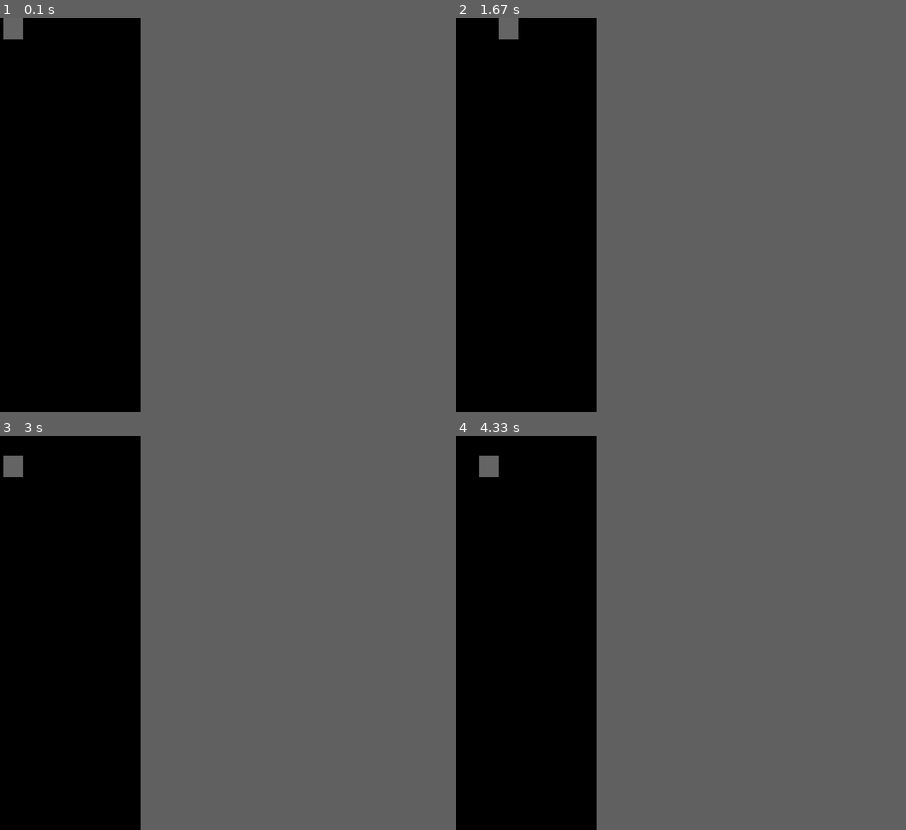
Above: before the commit, frames 1-4 (two rows, left to right).
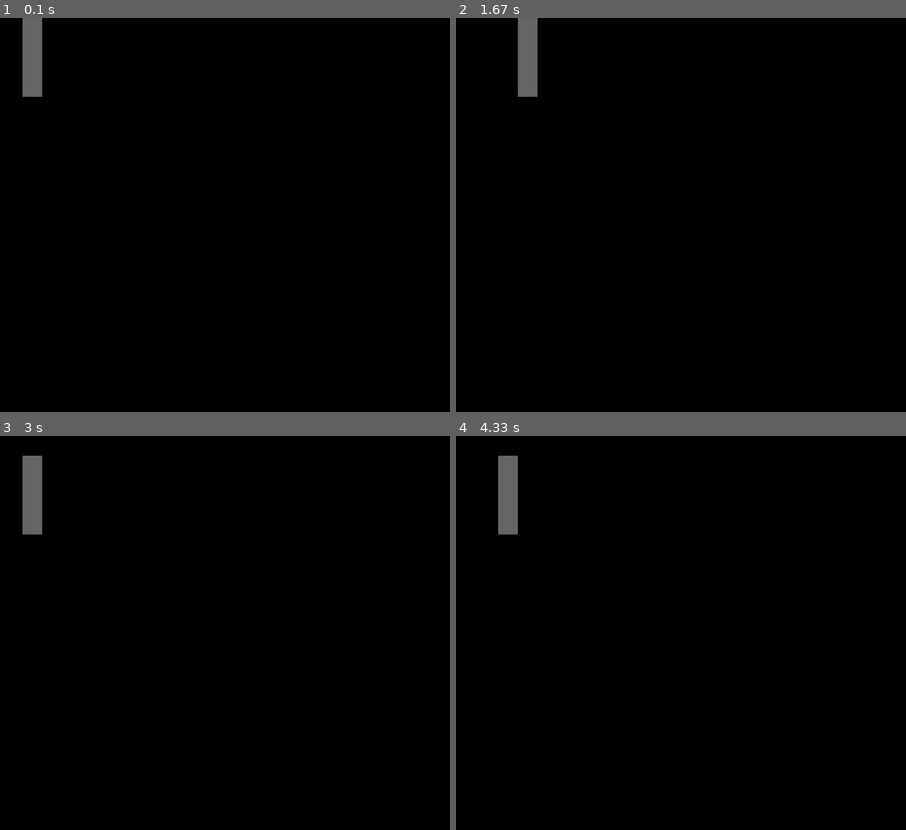
Above: after the commit, the same moments.

Repository: Andreas-Svensson/python
Game: pygame game, started from Explorations/Tetris/learning_pygame.py
The game is run twice, just before and just after one commit, with the same random seed, the same clock (stepped at 60 frames per second) and the same inputs.
Inputs:
- Up to frame 1 (0.1 s): no input
- Up to frame 2 (1.67 s): hold Right 0.33-0.8 s; hold Right 1.17-1.63 s
- Up to frame 3 (3 s): hold Left 1.67-2.2 s; hold Down 2.23-2.53 s; hold Left 2.57-2.97 s
- Up to frame 4 (4.33 s): hold Up 3-3.37 s; hold Right 3.4-4.03 s; hold Down from 4.07 s (still down)
The window is 350x700 before the commit and 900x700 after it. Grey fills any space a smaller window leaves; there, only what the larger window draws over its background counts as a difference.

The runs differ from the first frame. In frame 1, 1.1% of the frame differs, in the area x 0-10%, y 0-20%; in frame 2, 1.1%; in frame 3, 1.1%; in frame 4, 1.1%.

Commit message:
updated drawing shape from array

Diff:
--- a/Explorations/Tetris/learning_pygame.py
+++ b/Explorations/Tetris/learning_pygame.py
@@ -1,10 +1,11 @@
 """Code from introduction page on pygame"""
 
+from shutil import move
 import sys, pygame
 import numpy as np
 pygame.init()
 
-size = width, height = 350, 700 # window size
+size = width, height = 900, 700 # window size
 black = 0, 0, 0 # background color
 gray = 100, 100, 100 # shape color
 
@@ -62,6 +63,6 @@
     #screen.blit(screen, pygame.draw.rect(screen, gray, square)) # NOTE: Drawing test rect on screen
     x, y = np.where(shape == 1)
     for a, b in zip(x, y):
-        pygame.draw.rect(screen, gray, (x_pos + a, y_pos + b, shape_width, shape_height))
+        pygame.draw.rect(screen, gray, (x_pos + (a * move_distance), y_pos + (b * move_distance), shape_width, shape_height))
 
     pygame.display.flip()
